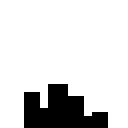
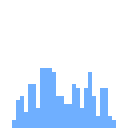
Layers edited between the first and the second w=128, h=128 image:
painted on "Main" over (12, 68, 116, 128)
